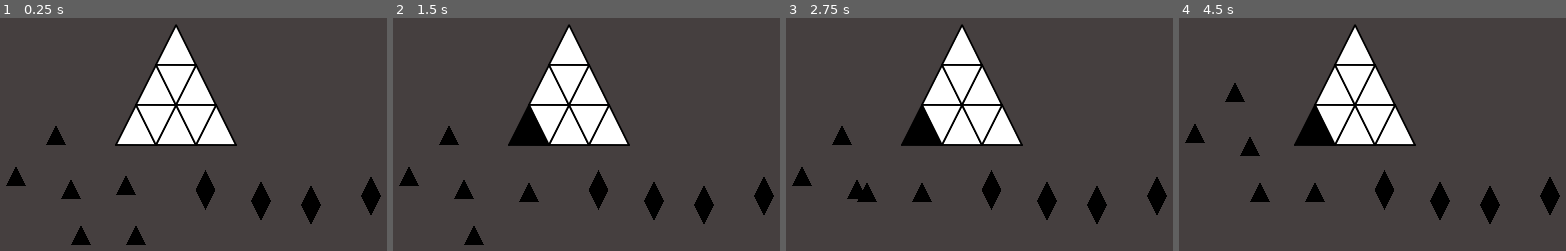
Above: before the commit, frames 1-4 (left to right).
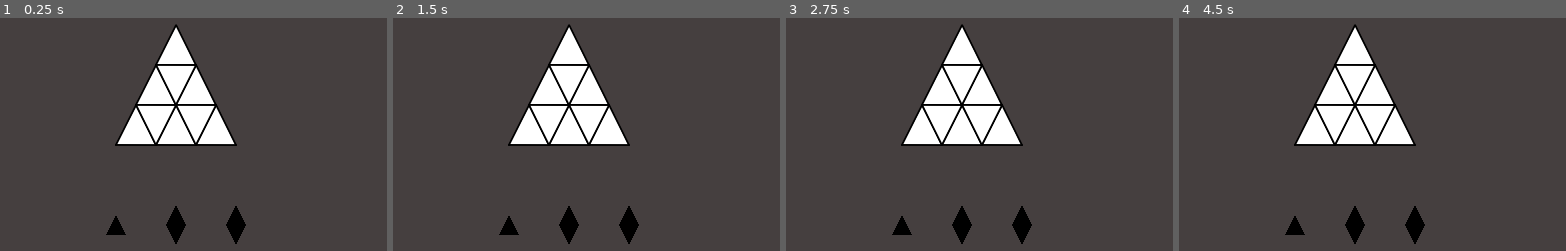
Above: after the commit, the same moments.

Repository: rubenm101096-cmyk/ProjectTriangle
Game: Godot game, scene res://Scenes/World.tscn
Two runs of this game, one before a commit and one after it. Both use one fixed random seed, a clock stepped at 60 frames per second and the inputs below.
Inputs (mouse positions are in pixels of both pictures, inside the frame that each line leads up to):
- Up to frame 1 (0.25 s): no input
- Up to frame 2 (1.5 s): tap Enter at 0.5 s; move the mouse to (520, 188) at 0.52 s; click (520, 188) at 0.6 s; tap Space at 1.25 s; move the mouse to (528, 239) at 1.27 s; click (528, 239) at 1.35 s
- Up to frame 3 (2.75 s): tap Enter at 2 s; move the mouse to (867, 239) at 2.02 s; click (867, 239) at 2.1 s
- Up to frame 4 (4.5 s): tap Space at 2.75, 4.25 s; move the mouse to (1233, 139) at 2.77 s; click (1233, 139) at 2.85 s; tap Enter at 3.5 s; move the mouse to (1194, 181) at 3.52 s; click (1194, 181) at 3.6 s; move the mouse to (1248, 192) at 4.27 s; click (1248, 192) at 4.35 s

The runs differ from the first frame. In frame 1, 4.2% of the frame differs, in the area x 1-99%, y 46-98%; in frame 2, 4.8%, in the area x 1-99%, y 38-98%; in frame 3, 4.7%; in frame 4, 4.8%.

Commit message:
Implemented Spawner for fillers

Diff:
--- a/Scenes/FillerScenes/Filler1.tscn
+++ b/Scenes/FillerScenes/Filler1.tscn
@@ -1,14 +1,14 @@
 [gd_scene load_steps=4 format=2]
 
 [ext_resource path="res://Scripts/Drag.gd" type="Script" id=1]
-[ext_resource path="res://Scripts/ShapeList.gd" type="Script" id=2]
+[ext_resource path="res://Scripts/Filler.gd" type="Script" id=2]
 
 [sub_resource type="CircleShape2D" id=1]
 
 [node name="Filler" type="Node2D"]
+script = ExtResource( 2 )
 
 [node name="ShapeList" type="Node2D" parent="."]
-script = ExtResource( 2 )
 
 [node name="Shape" type="Area2D" parent="ShapeList" groups=["Filler"]]
 collision_layer = 4
@@ -30,7 +30,7 @@
 position = Vector2( 0, 6 )
 shape = SubResource( 1 )
 
-[connection signal="is_being_dragged" from="Dragger" to="ShapeList" method="_on_Dragger_is_being_dragged"]
+[connection signal="is_being_dragged" from="Dragger" to="." method="_on_Dragger_is_being_dragged"]
 [connection signal="mouse_entered" from="Dragger" to="Dragger" method="_on_Dragger_mouse_entered"]
 [connection signal="mouse_exited" from="Dragger" to="Dragger" method="_on_Dragger_mouse_exited"]
-[connection signal="stopped_dragging" from="Dragger" to="ShapeList" method="_on_Dragger_stopped_dragging"]
+[connection signal="stopped_dragging" from="Dragger" to="." method="_on_Dragger_stopped_dragging"]
--- a/Scenes/FillerScenes/Filler2.tscn
+++ b/Scenes/FillerScenes/Filler2.tscn
@@ -1,7 +1,7 @@
 [gd_scene load_steps=7 format=2]
 
 [ext_resource path="res://Scripts/Drag.gd" type="Script" id=1]
-[ext_resource path="res://Scripts/ShapeList.gd" type="Script" id=2]
+[ext_resource path="res://Scripts/Filler.gd" type="Script" id=2]
 
 [sub_resource type="Animation" id=2]
 resource_name = "Extend"
@@ -133,7 +133,7 @@
 [node name="DragCollision" type="CollisionShape2D" parent="Dragger"]
 shape = SubResource( 1 )
 
-[connection signal="is_being_dragged" from="Dragger" to="ShapeList" method="_on_Dragger_is_being_dragged"]
+[connection signal="is_being_dragged" from="Dragger" to="." method="_on_Dragger_is_being_dragged"]
 [connection signal="mouse_entered" from="Dragger" to="Dragger" method="_on_Dragger_mouse_entered"]
 [connection signal="mouse_exited" from="Dragger" to="Dragger" method="_on_Dragger_mouse_exited"]
-[connection signal="stopped_dragging" from="Dragger" to="ShapeList" method="_on_Dragger_stopped_dragging"]
+[connection signal="stopped_dragging" from="Dragger" to="." method="_on_Dragger_stopped_dragging"]
--- /dev/null
+++ b/Scenes/FillerSpawner.tscn
@@ -0,0 +1,6 @@
+[gd_scene load_steps=2 format=2]
+
+[ext_resource path="res://Scripts/FillerSpawner.gd" type="Script" id=1]
+
+[node name="Spawner" type="Position2D"]
+script = ExtResource( 1 )
--- a/Scenes/TriangleChecker.tscn
+++ b/Scenes/TriangleChecker.tscn
@@ -5,7 +5,7 @@
 [sub_resource type="CircleShape2D" id=1]
 radius = 40.05
 
-[node name="TriangleArea" type="Area2D"]
+[node name="TriangleCheckerArea" type="Area2D"]
 collision_layer = 32
 collision_mask = 3
 input_pickable = false
--- a/Scenes/World.tscn
+++ b/Scenes/World.tscn
@@ -1,8 +1,7 @@
-[gd_scene load_steps=5 format=2]
+[gd_scene load_steps=4 format=2]
 
 [ext_resource path="res://Scenes/Cell.tscn" type="PackedScene" id=1]
-[ext_resource path="res://Scenes/FillerScenes/Filler1.tscn" type="PackedScene" id=2]
-[ext_resource path="res://Scenes/FillerScenes/Filler2.tscn" type="PackedScene" id=3]
+[ext_resource path="res://Scenes/FillerSpawner.tscn" type="PackedScene" id=2]
 [ext_resource path="res://Scenes/CellDown.tscn" type="PackedScene" id=4]
 
 [node name="World" type="Node"]
@@ -46,32 +45,11 @@
 [node name="Cell8" parent="TriangleContainer" instance=ExtResource( 4 )]
 position = Vector2( 32, -32 )
 
-[node name="Filler" parent="." instance=ExtResource( 2 )]
-position = Vector2( 592, 384 )
+[node name="FillerSpawner" parent="." instance=ExtResource( 2 )]
+position = Vector2( 672, 448 )
 
-[node name="Filler7" parent="." instance=ExtResource( 2 )]
-position = Vector2( 608, 464 )
+[node name="FillerSpawner2" parent="." instance=ExtResource( 2 )]
+position = Vector2( 768, 448 )
 
-[node name="Filler8" parent="." instance=ExtResource( 2 )]
-position = Vector2( 520, 464 )
-
-[node name="Filler9" parent="." instance=ExtResource( 2 )]
-position = Vector2( 480, 304 )
-
-[node name="Filler10" parent="." instance=ExtResource( 2 )]
-position = Vector2( 416, 370 )
-
-[node name="Filler3" parent="." instance=ExtResource( 2 )]
-position = Vector2( 504, 390 )
-
-[node name="Filler2" parent="." instance=ExtResource( 3 )]
-position = Vector2( 719, 392 )
-
-[node name="Filler4" parent="." instance=ExtResource( 3 )]
-position = Vector2( 808, 410 )
-
-[node name="Filler5" parent="." instance=ExtResource( 3 )]
-position = Vector2( 888, 416 )
-
-[node name="Filler6" parent="." instance=ExtResource( 3 )]
-position = Vector2( 984, 402 )
+[node name="FillerSpawner3" parent="." instance=ExtResource( 2 )]
+position = Vector2( 576, 448 )
--- a/Scripts/Cell.gd
+++ b/Scripts/Cell.gd
@@ -21,22 +21,22 @@
 		triangleChecker.global_position = global_position + offset
 
 func _process(_delta):
-	if filler_candidate != null and filler_candidate.get_parent().are_all_shapes_over():
+	if filler_candidate != null and filler_candidate.owner.are_all_shapes_over():
 		shape.color = Color.gray
 
 func _on_Cell_area_entered(area):
 	if not cell_filled and area.is_in_group("Filler"):
 		filler_candidate = area
-		filler_candidate.get_parent().check_shape_list(filler_candidate.get_name(), true)
+		filler_candidate.owner.check_shape_list(filler_candidate.get_name(), true)
 
 func _on_Cell_area_exited(area):
 	if not cell_filled and area.is_in_group("Filler"):
-		area.get_parent().check_shape_list(area.get_name(), false)
-		if area.get_parent().is_about_to_free():
+		area.owner.check_shape_list(area.get_name(), false)
+		if area.owner.is_about_to_free():
 			shape.color = Color.black
 			cell_filled = true
 			emit_signal("cell_filled", self)
-		elif not area.get_parent().are_all_shapes_over():
+		elif not area.owner.are_all_shapes_over():
 			shape.color = Color.white
 
 		filler_candidate = null
--- a/Scripts/Drag.gd
+++ b/Scripts/Drag.gd
@@ -18,7 +18,7 @@
 		emit_signal("stopped_dragging")
 
 	if dragging:
-		get_parent().position = get_global_mouse_position() + offset
+		get_parent().global_position = get_global_mouse_position() + offset
 
 func _on_Dragger_mouse_entered():
 	mouse_over = true
--- /dev/null
+++ b/Scripts/Filler.gd
@@ -0,0 +1,59 @@
+extends Node2D
+
+onready var shape_list = $ShapeList
+onready var animation_player = $ShapeList/AnimationPlayer
+
+var shapes = Array()
+var shapes_ready = Array()
+var original_position
+
+var about_to_free setget prepare_to_free, is_about_to_free
+var spawn_index setget set_spawn_index
+
+func _ready():
+	original_position = global_position
+
+	self.about_to_free = false
+	for child in shape_list.get_children():
+		if child is Area2D:
+			shapes.append(child)
+			shapes_ready.append(false)
+
+func _on_Dragger_is_being_dragged():
+	if animation_player != null:
+		animation_player.play("Extend")
+
+func _on_Dragger_stopped_dragging():
+	if are_all_shapes_over():
+		self.about_to_free = true
+		get_parent().spawn_filler() #<---- Clean Code !!!
+	else:
+		if animation_player != null:
+			animation_player.play("Return")
+		global_position = original_position #<------- move to original position
+
+func check_shape_list(shape_name, add):
+	var i = 0
+	for shape in shapes:
+		if shape.get_name() == shape_name:
+			shapes_ready[i] = add
+			break
+		i += 1
+
+func are_all_shapes_over():
+	for over in shapes_ready:
+		if not over:
+			return false
+
+	return true
+
+func prepare_to_free(value):
+	about_to_free = value
+	if about_to_free:
+		queue_free()
+
+func is_about_to_free():
+	return about_to_free
+
+func set_spawn_index(value):
+	spawn_index = value
--- /dev/null
+++ b/Scripts/FillerSpawner.gd
@@ -0,0 +1,35 @@
+extends Node2D
+
+var path = "res://Scenes/FillerScenes/"
+var filler_resources = Array()
+
+func _ready():
+	var dir = Directory.new()
+	if dir.open(path) == OK:
+		dir.list_dir_begin()
+		var file_name = dir.get_next()
+		while file_name != "":
+			if dir.current_is_dir():
+				print("Found directory: " + file_name)
+			else:
+				print("Found file: " + file_name)
+				var full_path = path + file_name
+				filler_resources.append(load(full_path))
+
+			file_name = dir.get_next()
+	else:
+		print("An error occurred when trying to access the path.")
+
+	spawn_filler()
+
+func get_random_filler():
+	filler_resources.shuffle()
+	return filler_resources[0]
+
+func spawn_filler():
+	var filler = get_random_filler().instance()
+	call_deferred("add_child", filler)
+	call_deferred("set_filler_position", filler, global_position)
+
+func set_filler_position(filler, position):
+	filler.global_position = position
--- a/Scripts/ShapeList.gd
+++ /dev/null
@@ -1,50 +0,0 @@
-extends Node2D
-
-onready var animationPlayer = $AnimationPlayer
-var shapeList
-
-var shapes = Array()
-var shapesReady = Array()
-
-var about_to_free setget prepare_to_free, is_about_to_free
-
-func _ready():
-	about_to_free = false
-	for child in get_children():
-		if child is Area2D:
-			shapes.append(child)
-			shapesReady.append(false)
-
-func _on_Dragger_is_being_dragged():
-	if animationPlayer != null:
-		animationPlayer.play("Extend")
-
-func _on_Dragger_stopped_dragging():
-	if are_all_shapes_over():
-		self.about_to_free = true
-	elif animationPlayer != null:
-		animationPlayer.play("Return")
-		#return to original position?
-
-func check_shape_list(shape_name, add):
-	var i = 0
-	for shape in shapes:
-		if shape.get_name() == shape_name:
-			shapesReady[i] = add
-			break
-		i += 1
-
-func are_all_shapes_over():
-	for over in shapesReady:
-		if not over:
-			return false
-
-	return true
-
-func prepare_to_free(value):
-	about_to_free = value
-	if about_to_free:
-		get_parent().queue_free()
-
-func is_about_to_free():
-	return about_to_free
Not shown: 1 places in Scenes/FillerScenes/Filler2.tscn that only renumber resources
